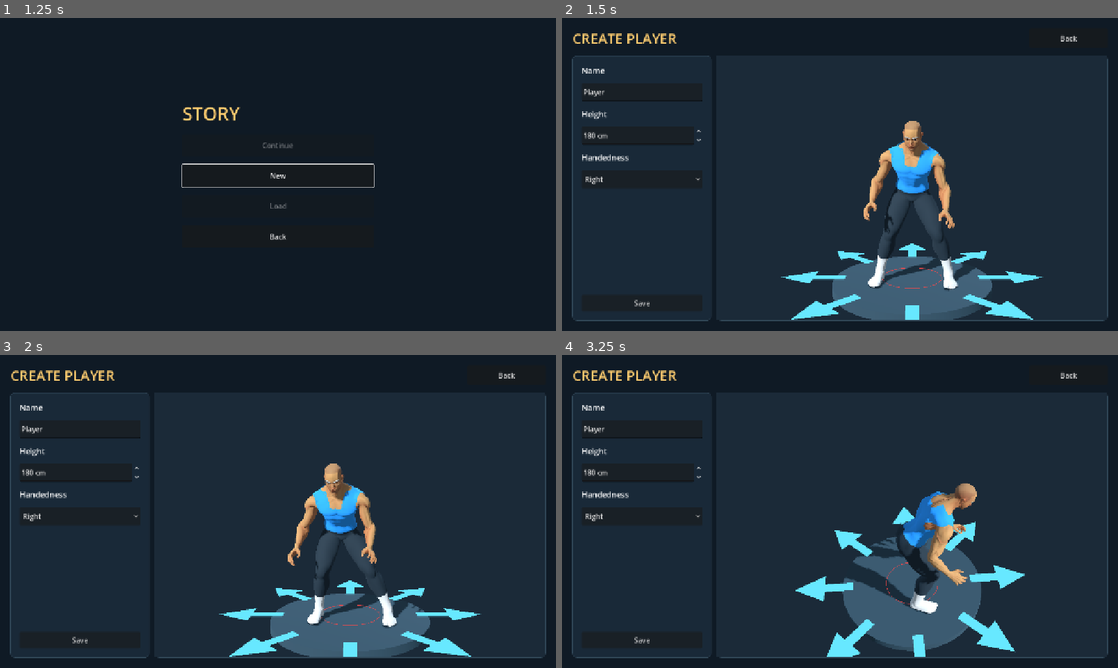
Above: before the commit, frames 1-4 (two rows, left to right).
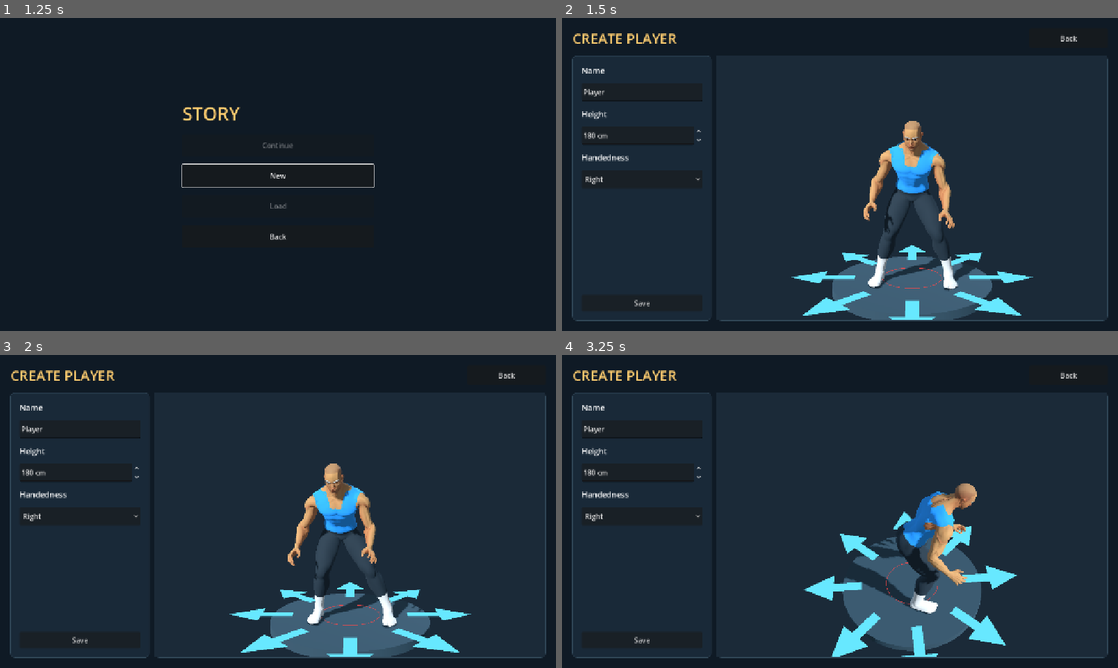
Above: after the commit, the same moments.

Repository: foreandr/volleyball
Game: Godot game, scene res://scenes/main.tscn
The game is run twice, just before and just after one commit, with the same random seed, the same clock (stepped at 60 frames per second) and the same inputs.
Inputs (mouse positions are in pixels of both pictures, inside the frame that each line leads up to):
- Up to frame 1 (1.25 s): click "Story" at 0.5 s
- Up to frame 2 (1.5 s): click "New" at 1.25 s
- Up to frame 3 (2 s): no input
- Up to frame 4 (3.25 s): tap Enter at 2 s; move the mouse to (962, 495) at 2.02 s; hold Right 2.03-2.75 s; tap Z at 2.1 s; click (962, 495) at 2.17 s; tap Space at 2.27 s; drag from (728, 527) to (812, 574) at 2.77 s

Frame 1 is identical in both runs. In frame 2, 1.1% of the frame differs, in the area x 39-87%, y 72-97%; in frame 3, 1.1%; in frame 4, 1.5%, in the area x 42-84%, y 48-97%.

Commit message:
Bring landing arrows another ten centimeters closer

Diff:
--- a/scripts/player_direction_arrows.gd
+++ b/scripts/player_direction_arrows.gd
@@ -1,6 +1,6 @@
 extends MeshInstance3D
 
-const LANDING_RADIUS := 1.00
+const LANDING_RADIUS := 0.90
 var selected := 0
 
 func _ready() -> void:
